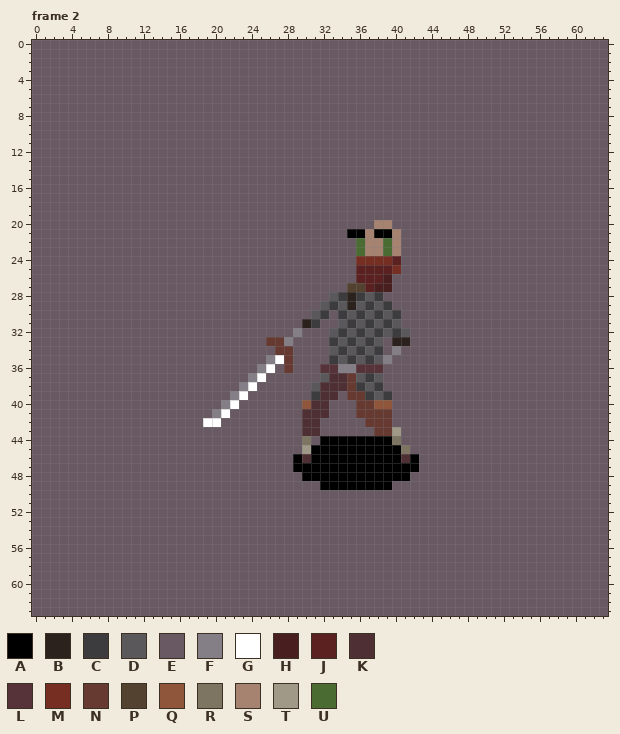
Pixel-art file: assets/aseprite/human/human_death.ase. Above: the version before the commit.
64x64 pixels, 11 frames. Colours within 5 levels of each other are drawn and written as one. Shown: frame 2. The commit also changed other frames, which this record leaves out.
Palette (. is transparent): A #000000  B #2b211d  C #3c3b3d  D #5a585b  E #685963  F #847e87  G #ffffff  H #491e1e  J #5b2121  K #4e2f33  L #563239  M #752e21  N #663931  P #52422f  Q #8f563b  R #7d7562  S #a58370  T #a09988  U #4a6c32
Pixels before, frame 2 (only the part around the change), first column x 22:
13 EEEEEEEEEEEEEEEEEEEEEEEEEEE
14 EEEEEEEEEEEEEEEEEEEEEEEEEEE
15 EEEEEEEEEEEEEEEEEEEEEEEEEEE
16 EEEEEEEEEEEEEEEEEEEEEEEEEEE
17 EEEEEEEEEEEEEEEEEEEEEEEEEEE
18 EEEEEEEEEEEEEEEEEEEEEEEEEEE
19 EEEEEEEEEEEEEEEEEEEEEEEEEEE
20 EEEEEEEEEEEEEEEESSEEEEEEEEE
21 EEEEEEEEEEEEEAASAASEEEEEEEE
22 EEEEEEEEEEEEEEUSSUSEEEEEEEE
23 EEEEEEEEEEEEEEUSSUSEEEEEEEE
24 EEEEEEEEEEEEEEMMMMJEEEEEEEE
25 EEEEEEEEEEEEEEJJJJMEEEEEEEE
26 EEEEEEEEEEEEEEJJJHEEEEEEEEE
27 EEEEEEEEEEEEEPPJHHEEEEEEEEE
28 EEEEEEEEEEEDCBCDCEEEEEEEEEE
29 EEEEEEEEEEDCDBDCDCEEEEEEEEE
30 EEEEEEEEEDCECDCDCDCEEEEEEEE
31 EEEEEEEEBCEEDCDCDCDEEEEEEEE
32 EEEEEEEFEEEDCDCDCDCDEEEEEEE
33 EEEENNFEEEECDCDCDEBBEEEEEEE
34 EEEEENNEEEEDCDCDCEFEEEEEEEE
35 EEEEFGNEEEECDCDCDFEEEEEEEEE
36 EEEFGENEEELLFFLLLEEEEEEEEEE
37 EEFGEEEEEEDKKNDCDEEEEEEEEEE
The result:
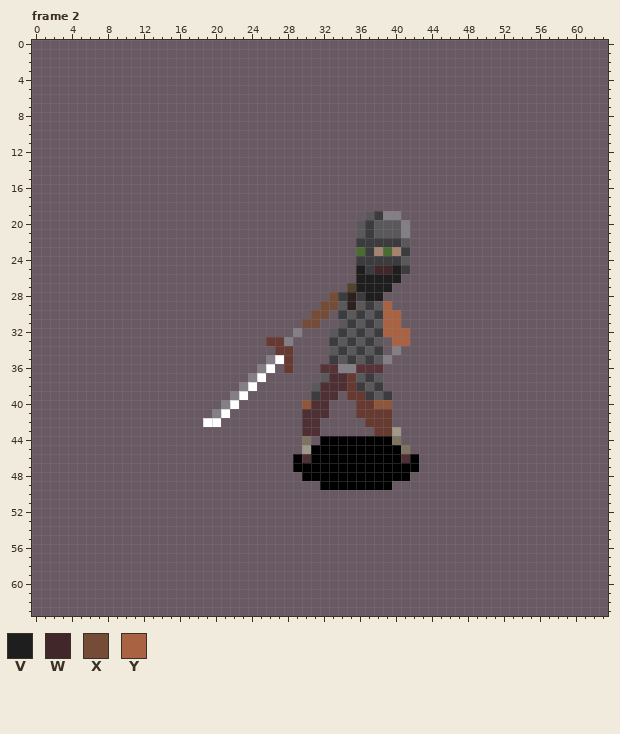
Colours new in this view: V #1e1e1e  W #41272a  X #754c38  Y #a96342
Changes in this commit:
layer "head/facial_hair/facial_hair_0" now shown
layer "head/facial_hair/facial_hair_1" now hidden
layer "head/hair/hair_0" now hidden
layer "head/face mask" now hidden
layer "head/headwear/viking_helmet" now shown
layer "front (arms)/front_arms/jackets/chainmai" now hidden
Changed rows in their new state; - is an unchanged pixel.
Frame 2:
first column x 30:
19 -------DCFF-
20 ------DCDDDF
21 -----EDCDDDF
22 ------CCCCCD
23 -------C---C
24 ------CCCCCD
25 ------VCWWVC
26 ------VVVVV-
27 ------VVVV--
28 ---X---VV---
29 --XX-----Y--
30 -XX------YY-
31 XX-------YY-
32 ---------YYY
33 ----------YY
Pixel boxes of the changes (left, top, right, bottom) in both pictures:
changed: (302, 211, 410, 346)
